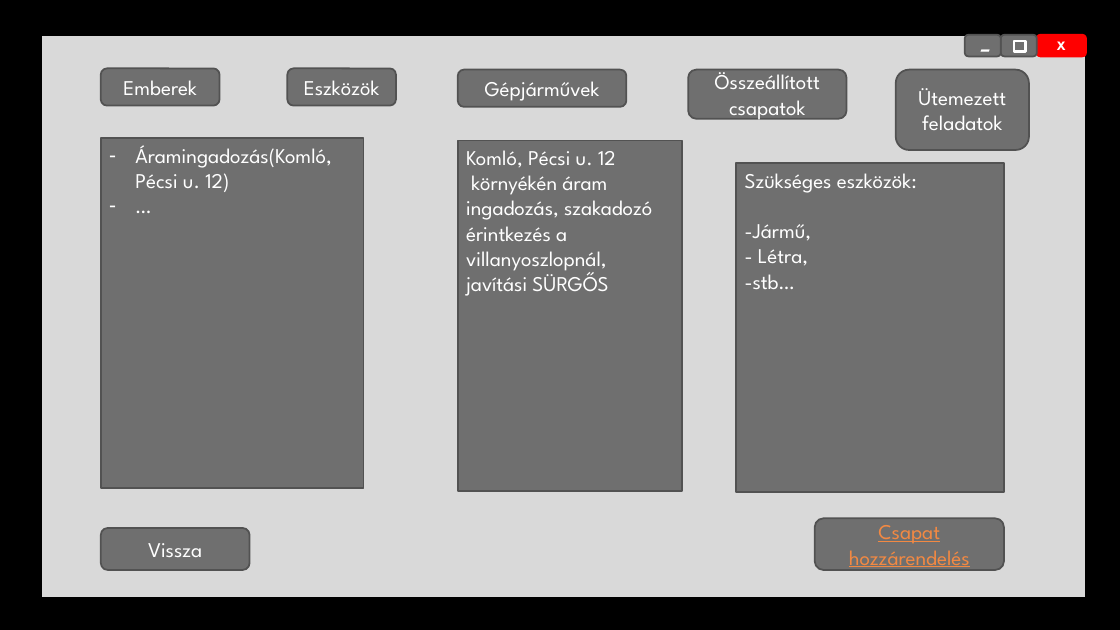
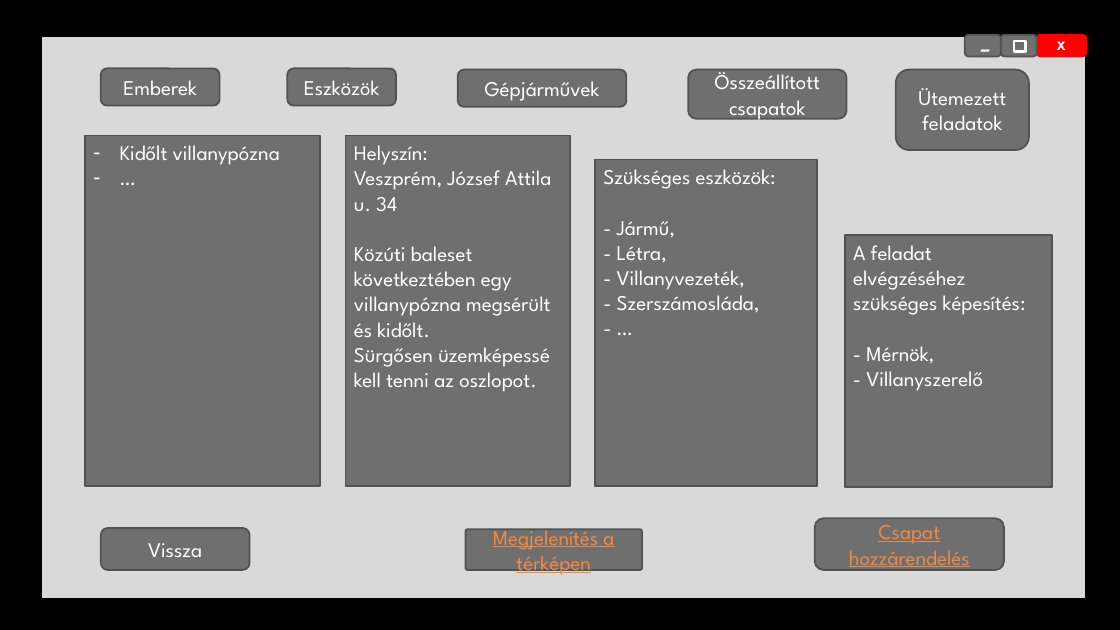
Before and after one commit to B34B77/Szakdolgozat, a slide deck: slide 13 of Dokumentumok/Képernyő tervek.pptx (slide 4 before the commit). Drawn at 1120x630 pixels with LibreOffice and Linux fonts; fonts in the diff are those of the drawing; background and template pictures are left out. Boxes give left, top, right and bottom in pixels: in the first picture for what was removed or moved away, otherwise in the second. Text is boxed around its words. In the diff, an @@ line names an element or a change of style, - is before the commit and + after.

```diff
--- a/Dokumentumok/Képernyő tervek.pptx
+++ b/Dokumentumok/Képernyő tervek.pptx
@@ rectangle "Kidőlt villanypózna": place and size @@
-rectangle "Kidőlt villanypózna" at bbox=[101, 138, 364, 488]
+rectangle "Kidőlt villanypózna" at bbox=[85, 135, 320, 486]
@@ text in rectangle at bbox=[120, 145, 280, 165]: text changed @@
-– Áramingadozás(Komló, Pécsi u. 12)
+– Kidőlt villanypózna
@@ rectangle "Helyszín: Veszprém, József Attila u. ...": place and size @@
-rectangle "Helyszín: Veszprém, József Attila u. ..." at bbox=[458, 140, 682, 491]
+rectangle "Helyszín: Veszprém, József Attila u. ..." at bbox=[345, 135, 570, 486]
@@ text in rectangle at bbox=[354, 145, 551, 392]: text changed @@
-Komló, Pécsi u. 12
-környékén áram ingadozás, szakadozó érintkezés a villanyoszlopnál, javítási SÜRGŐS
+Helyszín:
+Veszprém, József Attila u. 34
+Közúti baleset következtében egy villanypózna megsérült és kidőlt.
+Sürgősen üzemképessé kell tenni az oszlopot.
@@ rectangle "Szükséges eszközök: - Jármű, - ...": place and size @@
-rectangle "Szükséges eszközök: - Jármű, - ..." at bbox=[737, 163, 1005, 492]
+rectangle "Szükséges eszközök: - Jármű, - ..." at bbox=[596, 160, 818, 486]
@@ text in rectangle at bbox=[603, 169, 776, 312]: text changed @@
-Szükséges eszközök:
--Jármű,
-- Létra,
--stb…
+Szükséges eszközök:
+- Jármű,
+- Létra,
+- Villanyvezeték,
+- Szerszámosláda,
+- …
@@ rectangle added at bbox=[845, 235, 1053, 487], fill #6F6F6F, outline #525252 1.5 pt, 18 pt, text #FFFFFF @@
+A feladat elvégzéséhez szükséges képesítés:
+- Mérnök,
+- Villanyszerelő
@@ rounded rectangle added at bbox=[465, 529, 642, 571], fill #6F6F6F, outline #525252 1.5 pt, 18 pt, text #F28943, underline @@
+Megjelenítés a térképen
```
Also in this commit, not shown: 8 other slides changed, 19 slides added, 2 slides removed.
